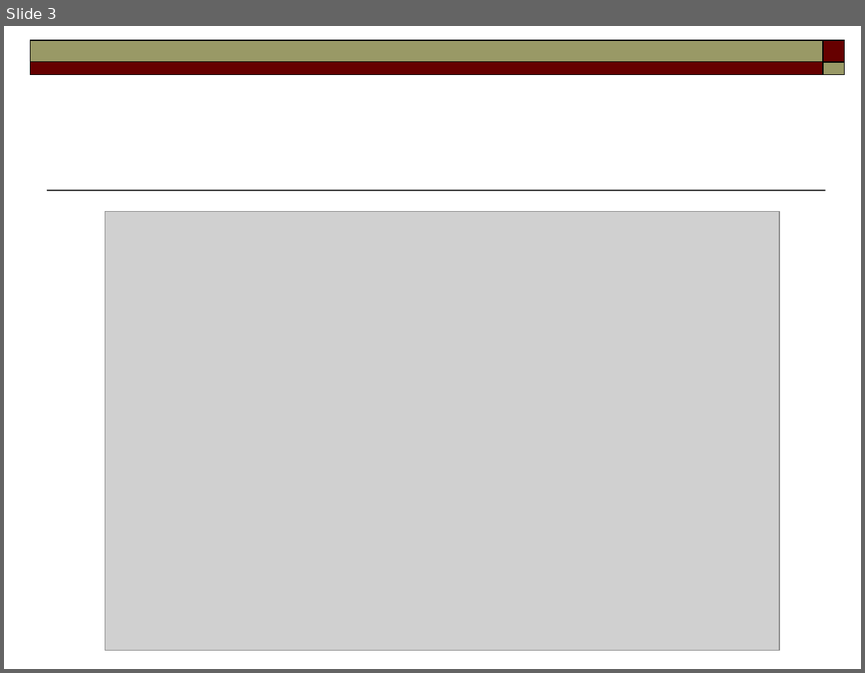
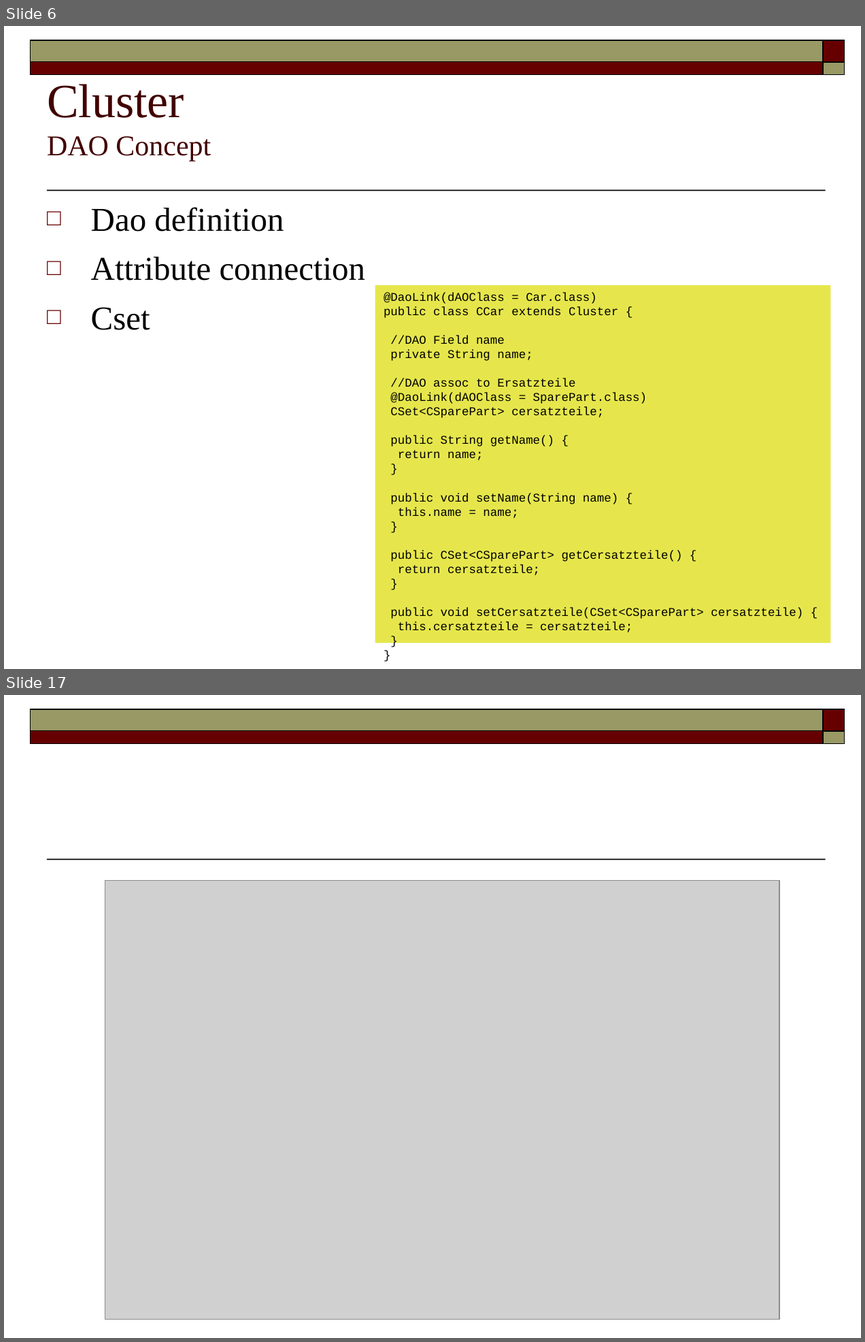
Before and after one commit to FaKod/JDBCluster, a slide deck: JDBCluster/Doc/MetaPersistence.odp. Shown one above the other, each under a label of ours: slide 3 before the commit, slides 6 and 17 after it; the slides between them are not shown. The pictures are 865x673 and 865x1342 pixels, drawn with LibreOffice and Linux fonts; fonts in the diff are those of the drawing; grey boxes stand for pictures. Boxes give left, top, right and bottom in pixels: in the first picture for what was removed or moved away, otherwise in the second. Text is boxed around its words. In the diff, an @@ line names an element or a change of style, - is before the commit and + after.

```diff
--- a/JDBCluster/Doc/MetaPersistence.odp
+++ b/JDBCluster/Doc/MetaPersistence.odp
@@ slide 6 added at [4, 26, 861, 669], background #FFFFFF; not listed: 5 template elements that a slide beside it also shows @@
@@ title added at [47, 84, 211, 161], 24 pt, text #420000 @@
+Cluster
+DAO Concept
@@ text added at [91, 207, 366, 330], 28 pt, text #000000 @@
+□ Dao definition
+□ Attribute connection
+□ Cset
@@ rectangle added at [375, 285, 830, 642], fill #E6E64C, 10 pt, text #000000 @@
+@DaoLink(dAOClass = Car.class)
+public class CCar extends Cluster {
+//DAO Field name
+private String name;
+//DAO assoc to Ersatzteile
+@DaoLink(dAOClass = SparePart.class)
+CSet<CSparePart> cersatzteile;
+public String getName() {
+return name;
+}
+public void setName(String name) {
+this.name = name;
+}
+public CSet<CSparePart> getCersatzteile() {
+return cersatzteile;
+}
+public void setCersatzteile(CSet<CSparePart> cersatzteile) {
+this.cersatzteile = cersatzteile;
+}
+}
@@ what was slide 3 is now slide 17 @@
```
Also in this commit, not shown: 2 slides changed, 13 other slides added.
